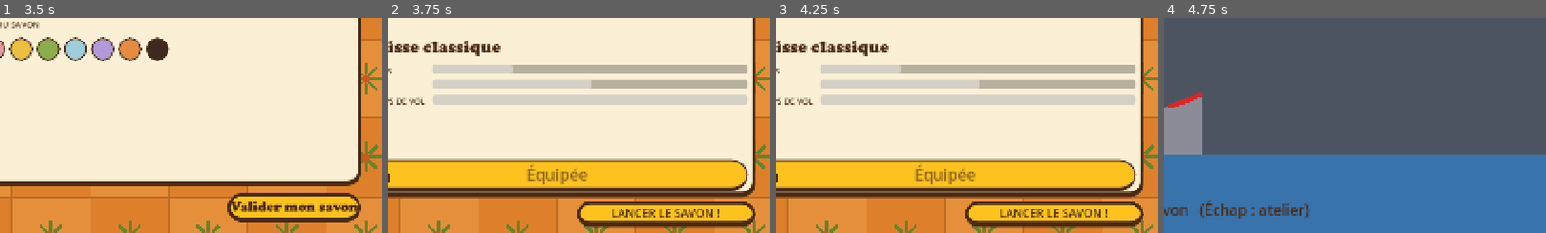
Above: before the commit, frames 1-4 (left to right).
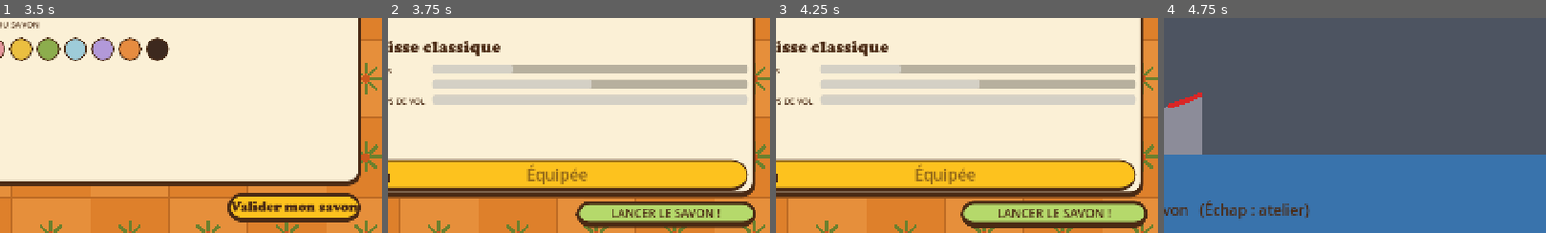
Above: after the commit, the same moments.

Repository: atostivint/LesAilesEtLaCaisse
Game: Godot game, scene res://scenes/score_bon.tscn
Same seed, same stepped clock (60 frames per second), same inputs: the game is played once before the commit and once after it. This scene is started directly instead of the project's main scene.
Inputs:
- Up to frame 1 (3.5 s): click "Rejouer" at 0.5 s; click "◂ Menu" at 1.25 s; click "Nouvelle partie" at 2 s; click "Nouvelle partie" at 2.75 s
- Up to frame 2 (3.75 s): click "◂ Atelier" at 3.5 s
- Up to frame 3 (4.25 s): no input
- Up to frame 4 (4.75 s): click "LANCER LE SAVON !" at 4.25 s
The pictures show only the part of the screen within x 50-100%, y 50-100%; the shares and areas given below are measured in that part.

Frame 1 is identical in both runs. In frame 2, 3.8% of the frame differs, in the area x 49-97%, y 85-98%; in frame 3, 4.9%, in the area x 48-98%, y 84-98%; in frame 4, nothing differs.

Commit message:
Atelier : bouton Lancer vert et pulsant, survol Équipes ; vol : suppression de la fenêtre de fin, passage direct au score
Co-Authored-By: Claude Haiku 5.5 <noreply@anthropic.com>

Diff:
--- a/scenes/vol.tscn
+++ b/scenes/vol.tscn
@@ -15,7 +15,7 @@
 position_smoothing_speed = 6.0
 
 [node name="ReturnDelay" type="Timer" parent="." unique_id=1688613712]
-wait_time = 0.5
+wait_time = 2.0
 one_shot = true
 
 [node name="SpawnTimer" type="Timer" parent="." unique_id=1714545708]
@@ -149,44 +149,6 @@
 theme_override_font_sizes/font_size = 54
 horizontal_alignment = 1
 
-[node name="ResultRoot" type="Control" parent="HUD" unique_id=159788654]
-unique_name_in_owner = true
-visible = false
-layout_mode = 3
-anchors_preset = 15
-anchor_right = 1.0
-anchor_bottom = 1.0
-grow_horizontal = 2
-grow_vertical = 2
-mouse_filter = 2
-
-[node name="Center" type="CenterContainer" parent="HUD/ResultRoot" unique_id=412937300]
-layout_mode = 0
-anchor_right = 1.0
-anchor_bottom = 1.0
-
-[node name="Panel" type="PanelContainer" parent="HUD/ResultRoot/Center" unique_id=1479140753]
-layout_mode = 2
-
-[node name="Box" type="VBoxContainer" parent="HUD/ResultRoot/Center/Panel" unique_id=1693778360]
-layout_mode = 2
-
-[node name="ResultLabel" type="Label" parent="HUD/ResultRoot/Center/Panel/Box" unique_id=313487858]
-unique_name_in_owner = true
-custom_minimum_size = Vector2(520, 0)
-layout_mode = 2
-theme_override_font_sizes/font_size = 34
-horizontal_alignment = 1
-
-[node name="ReturnLabel" type="Label" parent="HUD/ResultRoot/Center/Panel/Box" unique_id=607761589]
-unique_name_in_owner = true
-visible = false
-layout_mode = 2
-theme_override_font_sizes/font_size = 34
-text = "
-ENTRÉE : retour à l'atelier"
-horizontal_alignment = 1
-
 [connection signal="timeout" from="ReturnDelay" to="." method="_on_return_delay_timeout"]
 [connection signal="timeout" from="SpawnTimer" to="." method="_on_spawn_timer_timeout"]
 
--- a/scripts/atelier.gd
+++ b/scripts/atelier.gd
@@ -9,6 +9,7 @@
 const GRIS_BOUTON := Color(0.72, 0.72, 0.72, 1)
 const YELLOW_BTN := Color(0.99, 0.76, 0.12, 1)
 const FONT := preload("res://fonts/COOPBL.TTF")
+const VERT := Color(0.71, 0.85, 0.42, 1)
 const CADENAS := preload("res://scripts/cadenas.gd")
 const GRISE_TEXTE := Color(0.45, 0.42, 0.4, 1)
 const SHAPE_ICON := preload("res://scripts/shape_icon.gd")
@@ -43,6 +44,7 @@
 	fabriquer_button.pressed.connect(_on_fabriquer)
 	launch_button.pressed.connect(_on_launch)
 	launch_button.grab_focus()
+	_habiller_boutons()
 	preview.get_parent().resized.connect(_place_preview)
 	_refresh()
 
@@ -243,3 +245,21 @@
 	for child in node.get_children():
 		node.remove_child(child)
 		child.queue_free()
+
+
+func _habiller_boutons() -> void:
+	# Lancer le savon : vert, avec une légère pulsation pour donner envie de cliquer
+	for etat in ["normal", "hover", "pressed", "focus"]:
+		launch_button.add_theme_stylebox_override(etat, _card_style(VERT, 40, 6))
+	# Équipes : au survol, fond crème et texte orange
+	var equipes_button: Button = get_node("Margin/Main/Haut/EquipesButton")
+	for etat in ["hover", "pressed", "focus"]:
+		equipes_button.add_theme_stylebox_override(etat, _card_style(CREAM, 40, 6))
+	call_deferred("_animer_lancer")
+
+
+func _animer_lancer() -> void:
+	launch_button.pivot_offset = launch_button.size / 2.0
+	var pulsation := create_tween().set_loops()
+	pulsation.tween_property(launch_button, "scale", Vector2(1.05, 1.05), 0.7).set_trans(Tween.TRANS_SINE)
+	pulsation.tween_property(launch_button, "scale", Vector2.ONE, 0.7).set_trans(Tween.TRANS_SINE)
--- a/scripts/hud.gd
+++ b/scripts/hud.gd
@@ -12,9 +12,6 @@
 @onready var wings_label: Label = %WingsLabel
 @onready var hint_label: Label = %HintLabel
 @onready var popup_label: Label = %PopupLabel
-@onready var result_root: Control = %ResultRoot
-@onready var result_label: Label = %ResultLabel
-@onready var return_label: Label = %ReturnLabel
 
 
 func update_run(sim: FlightSim, tuning: Tuning) -> void:
@@ -40,12 +37,3 @@
 	_popup_tween = create_tween()
 	_popup_tween.tween_interval(duration - 0.4)
 	_popup_tween.tween_property(popup_label, "modulate:a", 0.0, 0.4)
-
-
-func show_result(text: String) -> void:
-	result_label.text = text
-	result_root.visible = true
-
-
-func set_return_prompt(shown: bool) -> void:
-	return_label.visible = shown
--- a/scripts/vol.gd
+++ b/scripts/vol.gd
@@ -143,7 +143,6 @@
 	soap.modulate = Color.WHITE
 	if sim.phase == FlightSim.Phase.STOPPED:
 		_shake(1.0)  # plouf
-	hud.show_result(_result_text())
 	return_delay.start()  # le message « ENTRÉE » n'apparaît (et l'écran ne se quitte) qu'après ce délai
 
 
@@ -163,7 +162,7 @@
 
 
 func _on_return_delay_timeout() -> void:
-	hud.set_return_prompt(true)
+	_aller_au_score()
 
 
 func _on_spawn_timer_timeout() -> void:
@@ -219,14 +218,3 @@
 				return "ESPACE dans la zone rouge du tremplin = bon décollage, puis MAINTIENS ESPACE pour voler"
 			return "MAINTIENS ESPACE : jetpack     relâche : tu retombes     évite les pièges, ramasse les pièces"
 	return ""
-
-
-func _result_text() -> String:
-	var lines: Array[String] = []
-	lines.append("LIGNE D'ARRIVÉE !" if result["door"] else ("PLOUF !" if not sim.broken else "PLUS D'AILES !"))
-	lines.append(tuning.cm(float(result["distance"])))
-	if result["record"]:
-		lines.append("NOUVEAU RECORD !")
-	lines.append("Récolte : %s" % tuning.collected_text(result["collected"]))
-	lines.append("Record : %s" % tuning.cm(GameState.best))
-	return "\n".join(lines)
